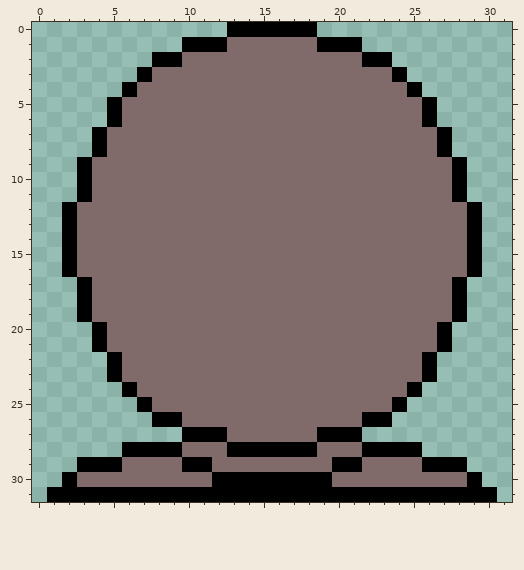
Two states of a pixel-art sprite, src/resources/Icons/Pawn.png. The first picture shows the starting point.
The file is 32x32 pixels.
After:
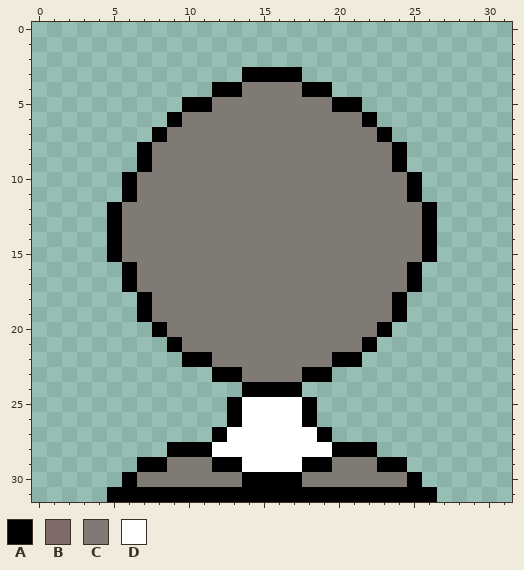
Palette (. is transparent): A #000000  B #806a6a  C #807a75  D #ffffff
What changed:
Changed rows in their new state; - is an unchanged pixel.
first column x 1:
 0 ------------......------------
 1 ---------............---------
 2 -------................-------
 3 ------.......AAAA.......------
 4 -----......AACCCCAA......-----
 5 ----.....AACCCCCCCCAA.....----
 6 ----....ACCCCCCCCCCCCA....----
 7 ---....ACCCCCCCCCCCCCCA....---
 8 ---...ACCCCCCCCCCCCCCCCA...---
 9 --....ACCCCCCCCCCCCCCCCA....--
10 --...ACCCCCCCCCCCCCCCCCCA...--
11 --...ACCCCCCCCCCCCCCCCCCA...--
12 -...ACCCCCCCCCCCCCCCCCCCCA...-
13 -...ACCCCCCCCCCCCCCCCCCCCA...-
14 -...ACCCCCCCCCCCCCCCCCCCCA...-
15 -...ACCCCCCCCCCCCCCCCCCCCA...-
16 -....ACCCCCCCCCCCCCCCCCCA....-
17 --...ACCCCCCCCCCCCCCCCCCA...--
18 --....ACCCCCCCCCCCCCCCCA....--
19 --....ACCCCCCCCCCCCCCCCA....--
20 ---....ACCCCCCCCCCCCCCA....---
21 ---.....ACCCCCCCCCCCCA.....---
22 ----.....AACCCCCCCCAA.....----
23 ----.......AACCCCAA.......----
24 -----........AAAA........-----
25 ------......ADDDDA......------
26 -------.....ADDDDA.....-------
27 ---------..-DDDDDD-..---------
28 -----...-AADDDDDDDDAA-...-----
29 --....AACCCAADDDDAACCCAA....--
30 -....ACCCCCCC----CCCCCCCA....-
31 ....----------------------....
